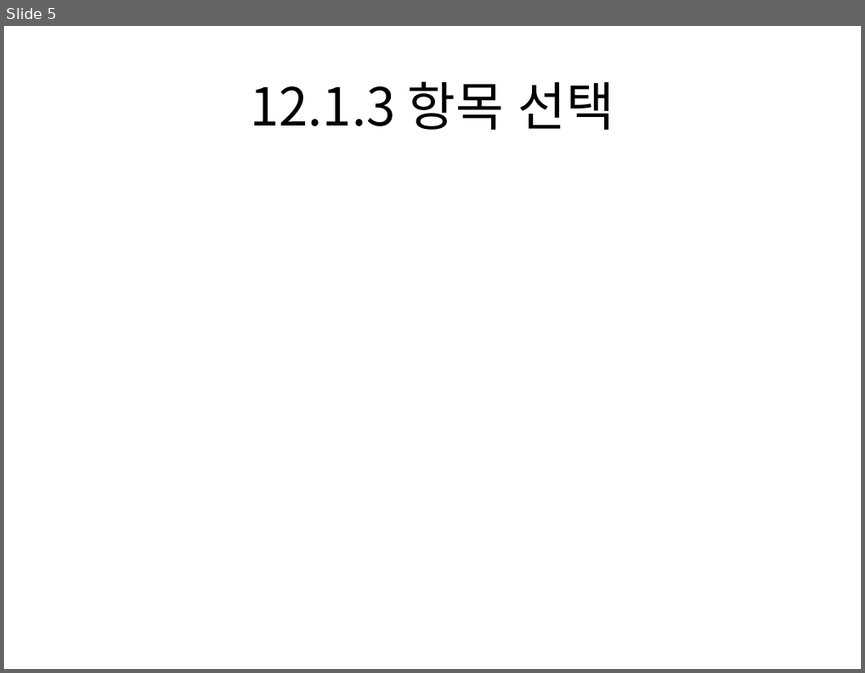
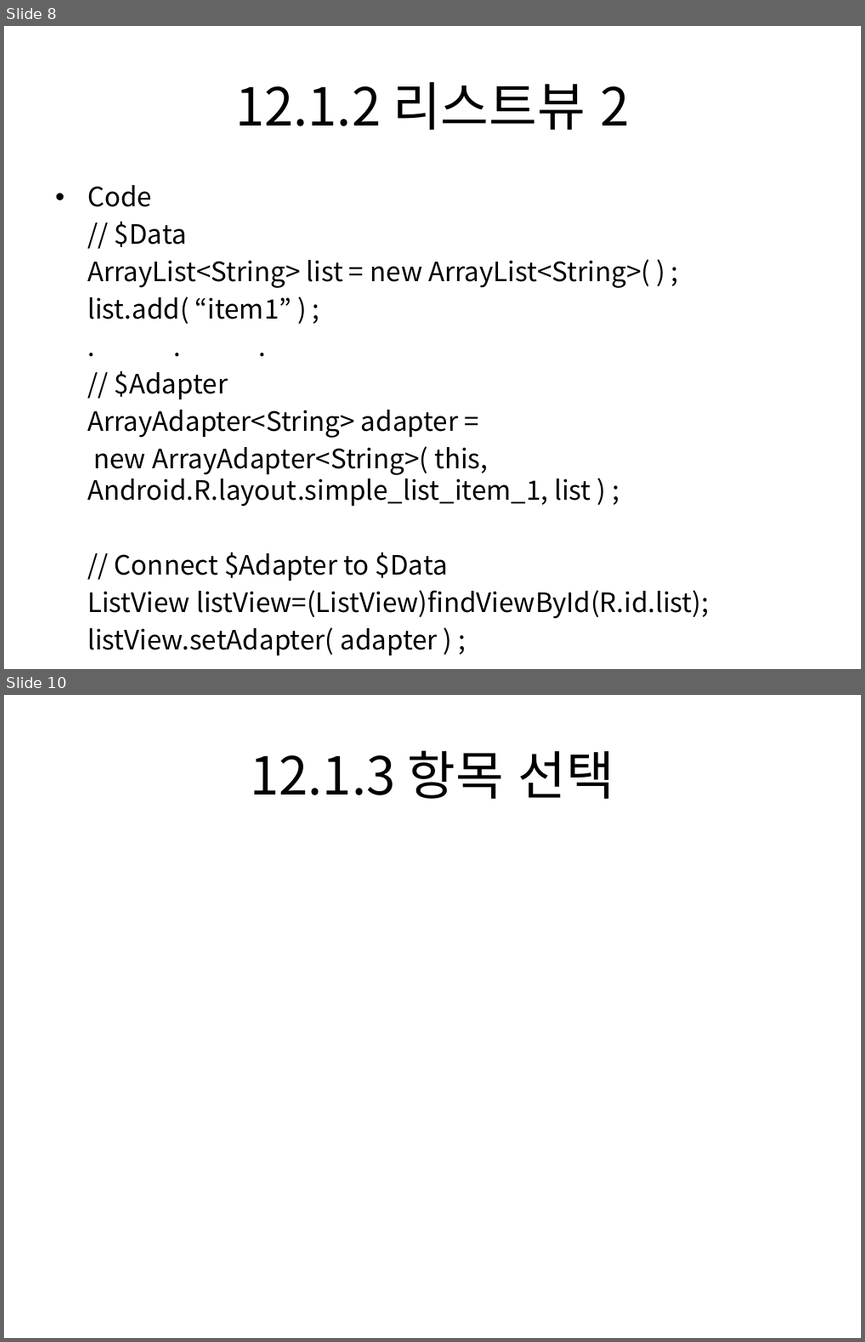
Before and after one commit to dummyFirst/NHK_Japanese, a slide deck: Android/안드로이드 프로그래밍 정복/Chapter12 어댑터뷰.pptx. Shown one above the other, each under a label of ours: slide 5 before the commit, slides 8 and 10 after it; the slides between them are not shown. The pictures are 865x673 and 865x1342 pixels, drawn with LibreOffice and Linux fonts; fonts in the diff are those of the drawing. Boxes give left, top, right and bottom in pixels: in the first picture for what was removed or moved away, otherwise in the second. Text is boxed around its words. In the diff, an @@ line names an element or a change of style, - is before the commit and + after.

Commit message:
Add 리스트뷰

```diff
--- a/Android/안드로이드 프로그래밍 정복/Chapter12 어댑터뷰.pptx
+++ b/Android/안드로이드 프로그래밍 정복/Chapter12 어댑터뷰.pptx
@@ slide 8 added at [4, 26, 861, 669], background #FFFFFF @@
@@ title added at [235, 82, 629, 130], 44 pt, text #000000 @@
+12.1.2 리스트뷰 2
@@ text added at [87, 185, 709, 618], 22.4 pt, text #000000 @@
+• Code
+// $Data
+ArrayList<String> list = new ArrayList<String>( ) ;
+list.add( “item1” ) ;
+. . .
+// $Adapter
+ArrayAdapter<String> adapter =
+new ArrayAdapter<String>( this, Android.R.layout.simple_list_item_1, list ) ;
+// Connect $Adapter to $Data
+ListView listView=(ListView)findViewById(R.id.list);
+listView.setAdapter( adapter ) ;
@@ what was slide 5 is now slide 10 @@
```
Also in this commit, not shown: 5 slides changed, 4 other slides added.
